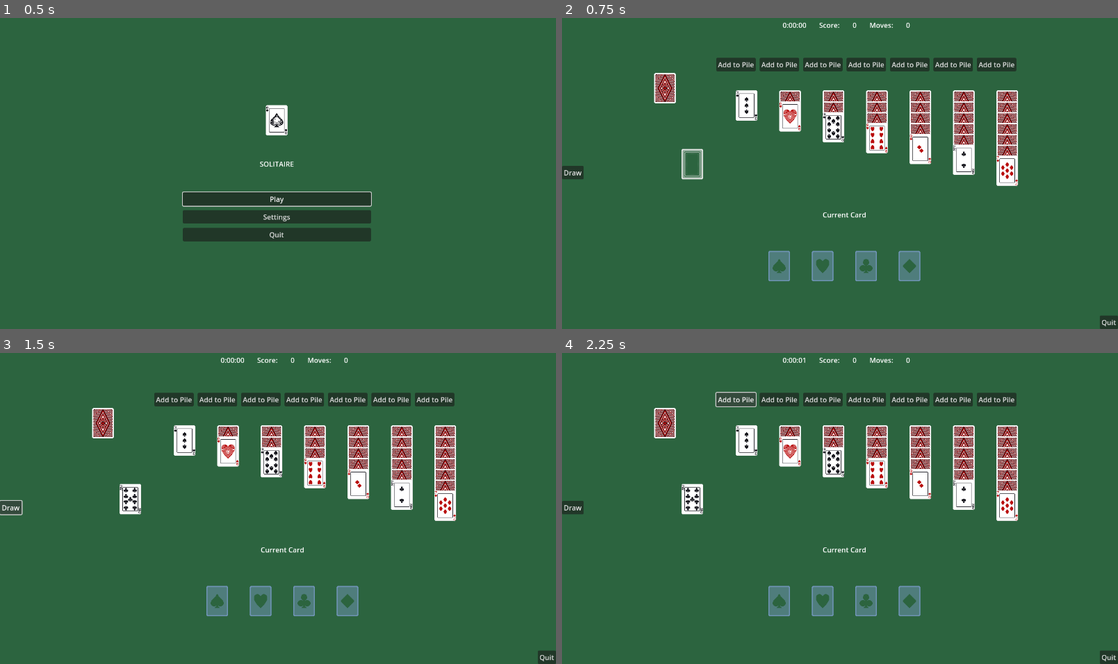
Above: before the commit, frames 1-4 (two rows, left to right).
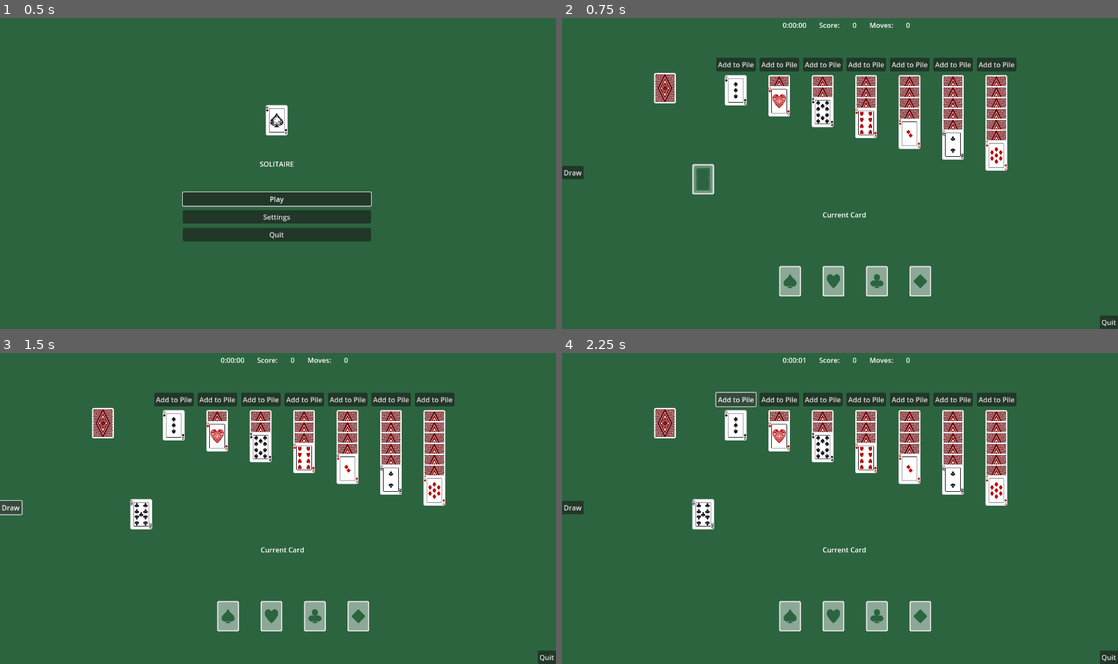
Above: after the commit, the same moments.

Repository: GabeContra/GodotSolitaire
Game: Godot game, scene res://Scenes/MainMenu.tscn
Same seed, same stepped clock (60 frames per second), same inputs: the game is played once before the commit and once after it.
Inputs:
- Up to frame 1 (0.5 s): no input
- Up to frame 2 (0.75 s): click "Play" at 0.5 s
- Up to frame 3 (1.5 s): click "Draw" at 1.25 s
- Up to frame 4 (2.25 s): click "Add to Pile" at 2 s

Frame 1 is identical in both runs. In frame 2, 11% of the frame differs, in the area x 21-82%, y 18-90%; in frame 3, 11%; in frame 4, 11%.

Commit message:
closer on drag

Diff:
--- a/Scenes/Card.tscn
+++ b/Scenes/Card.tscn
@@ -9,10 +9,11 @@
 anchors_preset = 0
 offset_right = 50.0
 offset_bottom = 70.0
+mouse_filter = 1
 script = ExtResource("1")
 
 [node name="CardSprite" parent="." instance=ExtResource("2_3p273")]
+layout_mode = 0
 texture = ExtResource("3_h8wm0")
-centered = false
 
 [connection signal="gui_input" from="." to="." method="_on_gui_input"]
--- a/Scenes/CardSprite.tscn
+++ b/Scenes/CardSprite.tscn
@@ -3,6 +3,8 @@
 [ext_resource type="Script" uid="uid://cl6jiad8jxxwn" path="res://Scripts/card_sprite.gd" id="1_a0bpp"]
 [ext_resource type="Texture2D" uid="uid://4jyutmmyc7s3" path="res://Art/cardAtlas.tres" id="2_3xkbf"]
 
-[node name="CardSprite" type="Sprite2D"]
+[node name="CardSprite" type="TextureRect"]
+offset_right = 50.0
+offset_bottom = 70.0
 script = ExtResource("1_a0bpp")
 base_atlas = ExtResource("2_3xkbf")
--- a/Scenes/Foundation.tscn
+++ b/Scenes/Foundation.tscn
@@ -1,18 +1,14 @@
-[gd_scene load_steps=4 format=3 uid="uid://dyr8mo4fy35nc"]
+[gd_scene load_steps=3 format=3 uid="uid://dyr8mo4fy35nc"]
 
 [ext_resource type="Script" uid="uid://bxl4adqy8rhe6" path="res://Scripts/Foundation.gd" id="2"]
 [ext_resource type="PackedScene" uid="uid://ceghbh6ksbev4" path="res://Scenes/CardSprite.tscn" id="2_kyefa"]
 
-[sub_resource type="RectangleShape2D" id="1"]
-size = Vector2(27.369, 36.8826)
-
-[node name="Foundation" type="Area2D"]
-modulate = Color(0.478431, 0.631373, 0.780392, 1)
+[node name="Foundation" type="Control"]
+layout_mode = 3
+anchors_preset = 0
+offset_right = 50.0
+offset_bottom = 70.0
 script = ExtResource("2")
 
 [node name="CardSprite" parent="." instance=ExtResource("2_kyefa")]
-
-[node name="Space" type="CollisionShape2D" parent="."]
-shape = SubResource("1")
-
-[connection signal="input_event" from="." to="." method="_on_Foundation_input_event"]
+layout_mode = 0
--- a/Scenes/Game.tscn
+++ b/Scenes/Game.tscn
@@ -92,19 +92,31 @@
 "
 
 [node name="SpadeFoundation" parent="." instance=ExtResource("4")]
-position = Vector2(500, 575)
+offset_left = 500.0
+offset_top = 575.0
+offset_right = 500.0
+offset_bottom = 575.0
 suit = 0
 
 [node name="DiamondFoundation" parent="." instance=ExtResource("4")]
-position = Vector2(800, 575)
+offset_left = 800.0
+offset_top = 575.0
+offset_right = 800.0
+offset_bottom = 575.0
 suit = 1
 
 [node name="ClubFoundation" parent="." instance=ExtResource("4")]
-position = Vector2(700, 575)
+offset_left = 700.0
+offset_top = 575.0
+offset_right = 700.0
+offset_bottom = 575.0
 suit = 2
 
 [node name="HeartFoundation" parent="." instance=ExtResource("4")]
-position = Vector2(600, 575)
+offset_left = 600.0
+offset_top = 575.0
+offset_right = 600.0
+offset_bottom = 575.0
 suit = 3
 
 [node name="Stock" parent="." instance=ExtResource("3")]
@@ -114,36 +126,60 @@
 offset_bottom = 200.0
 
 [node name="Waste" parent="." instance=ExtResource("6")]
-position = Vector2(300, 340.106)
+offset_left = 300.0
+offset_top = 340.106
+offset_right = 300.0
+offset_bottom = 340.106
 
 [node name="Piles" type="Node" parent="."]
 
 [node name="Pile" parent="Piles" instance=ExtResource("5")]
-position = Vector2(400, 170)
+offset_left = 400.0
+offset_top = 170.0
+offset_right = 400.0
+offset_bottom = 170.0
 id = 0
 
 [node name="Pile2" parent="Piles" instance=ExtResource("5")]
-position = Vector2(500, 170)
+offset_left = 500.0
+offset_top = 170.0
+offset_right = 500.0
+offset_bottom = 170.0
 id = 1
 
 [node name="Pile3" parent="Piles" instance=ExtResource("5")]
-position = Vector2(600, 170)
+offset_left = 600.0
+offset_top = 170.0
+offset_right = 600.0
+offset_bottom = 170.0
 id = 2
 
 [node name="Pile4" parent="Piles" instance=ExtResource("5")]
-position = Vector2(700, 170)
+offset_left = 700.0
+offset_top = 170.0
+offset_right = 700.0
+offset_bottom = 170.0
 id = 3
 
 [node name="Pile5" parent="Piles" instance=ExtResource("5")]
-position = Vector2(800, 170)
+offset_left = 800.0
+offset_top = 170.0
+offset_right = 800.0
+offset_bottom = 170.0
 id = 4
 
 [node name="Pile6" parent="Piles" instance=ExtResource("5")]
-position = Vector2(900, 170)
+offset_left = 900.0
+offset_top = 170.0
+offset_right = 900.0
+offset_bottom = 170.0
 id = 5
 
 [node name="Pile7" parent="Piles" instance=ExtResource("5")]
-position = Vector2(1000, 170)
+offset_left = 1000.0
+offset_top = 170.0
+offset_right = 1000.0
+offset_bottom = 170.0
 id = 6
 
 [connection signal="pressed" from="UI/Quit" to="." method="_on_Quit_pressed"]
--- a/Scenes/Pile.tscn
+++ b/Scenes/Pile.tscn
@@ -1,20 +1,28 @@
 [gd_scene load_steps=3 format=3 uid="uid://cxmvd1bx3wc17"]
 
 [ext_resource type="Script" uid="uid://cltlbljvghs8i" path="res://Scripts/Pile.gd" id="1"]
+[ext_resource type="Script" uid="uid://0bf7eewfq5gy" path="res://Scenes/drop_area.gd" id="2_0tu1q"]
 
-[sub_resource type="CapsuleShape2D" id="1"]
-radius = 29.439
-height = 58.878
-
-[node name="Pile" type="Area2D"]
+[node name="Pile" type="Control"]
+layout_mode = 3
+anchors_preset = 0
 script = ExtResource("1")
 
-[node name="SetArea" type="CollisionShape2D" parent="."]
-shape = SubResource("1")
+[node name="DropArea" type="Control" parent="."]
+layout_mode = 3
+anchors_preset = 0
+offset_left = -42.0
+offset_top = -51.0
+offset_right = 41.0
+offset_bottom = 49.0
+mouse_filter = 1
+script = ExtResource("2_0tu1q")
 
 [node name="Cards" type="Marker2D" parent="."]
+position = Vector2(-25, -35)
 
 [node name="Add" type="Button" parent="."]
+layout_mode = 1
 anchors_preset = 7
 anchor_left = 0.5
 anchor_top = 1.0
--- a/Scenes/Stock.tscn
+++ b/Scenes/Stock.tscn
@@ -1,8 +1,7 @@
-[gd_scene load_steps=4 format=3 uid="uid://dpurp42lukq8c"]
+[gd_scene load_steps=3 format=3 uid="uid://dpurp42lukq8c"]
 
 [ext_resource type="Script" uid="uid://cla5ynj57w1ya" path="res://Scripts/Stock.gd" id="1"]
 [ext_resource type="PackedScene" uid="uid://ceghbh6ksbev4" path="res://Scenes/CardSprite.tscn" id="2_xwovt"]
-[ext_resource type="Texture2D" uid="uid://4jyutmmyc7s3" path="res://Art/cardAtlas.tres" id="3_yaj15"]
 
 [node name="Stock" type="Control"]
 layout_mode = 3
@@ -12,5 +11,4 @@
 script = ExtResource("1")
 
 [node name="CardSprite" parent="." instance=ExtResource("2_xwovt")]
-texture = ExtResource("3_yaj15")
-centered = false
+layout_mode = 0
--- a/Scenes/Waste.tscn
+++ b/Scenes/Waste.tscn
@@ -1,15 +1,12 @@
-[gd_scene load_steps=4 format=3 uid="uid://jjv1ijfg1qoh"]
+[gd_scene load_steps=3 format=3 uid="uid://jjv1ijfg1qoh"]
 
 [ext_resource type="Script" uid="uid://boapl8rim0jji" path="res://Scripts/Waste.gd" id="2"]
 [ext_resource type="PackedScene" uid="uid://ceghbh6ksbev4" path="res://Scenes/CardSprite.tscn" id="2_rt84p"]
 
-[sub_resource type="RectangleShape2D" id="1"]
-size = Vector2(25.1775, 34.8732)
-
-[node name="Waste" type="Area2D"]
+[node name="Waste" type="Control"]
+layout_mode = 3
+anchors_preset = 0
 script = ExtResource("2")
 
-[node name="CollisionShape2D" type="CollisionShape2D" parent="."]
-shape = SubResource("1")
-
 [node name="CardSprite" parent="." instance=ExtResource("2_rt84p")]
+layout_mode = 0
--- /dev/null
+++ b/Scenes/drop_area.gd
@@ -0,0 +1,14 @@
+extends Control
+
+func _can_drop_data(at_position: Vector2, data: Variant) -> bool:
+	if !data is Card:
+		return false
+	var cardData := data as Card
+	return get_parent().check_legality(cardData)
+
+func _drop_data(at_position: Vector2, data: Variant) -> void:
+	if !data is Card:
+		return
+	var cardData := data as Card
+	get_parent().add_enforced_card(cardData)
+	get_parent().update_pile_sprites()
--- a/Scripts/Card.gd
+++ b/Scripts/Card.gd
@@ -4,7 +4,7 @@
 
 #value affects the look of the card if face up and used for other conditions
 var value = 0: get = get_value, set = set_value
-var is_face_down : bool = true: get = get_face, set = set_face
+var is_face_down : bool = false: get = get_face, set = set_face
 
 
 # Called when the node enters the scene tree for the first time.
--- a/Scripts/Foundation.gd
+++ b/Scripts/Foundation.gd
@@ -1,7 +1,4 @@
-extends Area2D
-
-
-signal remove_card(card_value)
+extends Control
 
 
 @export var suit = Enums.Suits.NONE # (Global.Suits)
@@ -12,13 +9,30 @@
 	update_sprite()
 
 func add_to_foundation(card : Card) -> bool:
+	if check_legality(card.value):
+		cards.push_back(card)
+		current_value += 1
+		self.update_sprite()
+		return true
+	return false
+
+func check_legality(cardValue : int) -> bool:
 	if suit != Enums.Suits.NONE:
-		if card.value == current_value%13 + suit*13:
-			cards.push_back(card)
-			current_value += 1
-			self.update_sprite()
+		if cardValue == current_value%13 + suit*13:
 			return true
 	return false
+
+func _can_drop_data(at_position: Vector2, data: Variant) -> bool:
+	if !data is Card:
+		return false
+	var cardData := data as Card
+	return check_legality(cardData.value)
+
+func _drop_data(at_position: Vector2, data: Variant) -> void:
+	if !data is Card:
+		return
+	var cardData := data as Card
+	add_to_foundation(cardData)
 
 # Called every frame. 'delta' is the elapsed time since the previous frame.
 #func _process(delta):
@@ -28,11 +42,4 @@
 	if cards.is_empty():
 		$CardSprite.set_card(Enums.Cards.FOUND_SPADE + suit)
 	else:
-		$CardSprite.set_card(cards[0])
-
-
-func _on_Foundation_input_event(_viewport, event, _shape_idx):
-	if event is InputEventMouseButton:
-		if event.button_index == MOUSE_BUTTON_LEFT and event.pressed:
-			print("Foundation clicked")
-			self.update_sprite()
+		$CardSprite.set_card(cards[-1].value)
--- a/Scripts/Game.gd
+++ b/Scripts/Game.gd
@@ -7,7 +7,8 @@
 var CardScene = preload("res://Scenes/Card.tscn")
 var time = 0
 var moving_card = null
-var currentSelection = null
+var movement_target = null
+var drag_data = null
 
 
 # Called when the node enters the scene tree for the first time.
@@ -31,8 +32,34 @@
 		pileCount += 1
 	$Stock.stock_cards = deck
 
+func _notification(what: int) -> void:
+	if what == Node.NOTIFICATION_DRAG_BEGIN:
+		drag_data = get_viewport().gui_get_drag_data().value
+		$Stock.can_drag = false
+# Called every frame. 'delta' is the elapsed time since the previous frame.
+	if what == Node.NOTIFICATION_DRAG_END:
+		if get_viewport().gui_is_drag_successful():
+			$Stock.can_drag = true
+		else:
+			moving_card = CardScene.instantiate()
+			add_child(moving_card)
+			moving_card.value = drag_data
+			moving_card.is_face_down = false
+			moving_card.position = get_viewport().get_mouse_position() - Vector2(25,35)
+			animate_card_movement(moving_card, $Waste.position)
+			#$Waste.add_to_waste(drag_data)
 
-# Called every frame. 'delta' is the elapsed time since the previous frame.
+func animate_card_movement(card : Card, targetPosition : Vector2):
+	var tween = get_tree().create_tween()
+	tween.tween_property(card, "position", targetPosition, 1.0).set_trans(Tween.TRANS_SINE).set_ease(Tween.EASE_IN_OUT)
+	tween.tween_callback(_on_card_movement_finished)
+
+func _on_card_movement_finished():
+	add_to_waste(moving_card.value)
+	moving_card.queue_free()
+	moving_card = null
+	$Stock.can_drag = true
+
 func _process(delta):
 	time += delta
 	var seconds = int(time)
@@ -42,18 +69,6 @@
 	$UI/TopContainer/time.text = "%s:%s:%s" % [str(hours),str(minutes).pad_zeros(2), str(sec).pad_zeros(2)]
 	if Input.is_action_pressed("ui_cancel"):
 		get_tree().change_scene_to_file("res://Scenes/MainMenu.tscn")
-
-func allow_to_move(card):
-	if moving_card == null:
-		moving_card = card
-		moving_card.dragging = true
-		moving_card.connect("dropped", Callable(self, "stop_moving"))
-
-func stop_moving():
-	if moving_card != null:
-		moving_card.dragging = false
-		moving_card.disconnect("dropped", Callable(self, "stop_moving"))
-		moving_card = null
 
 func attempt_to_draw_card() -> void:
 	var card = $Stock.draw_card()
@@ -72,8 +87,8 @@
 		if attemptedCard:
 			attemptedCard.queue_free()
 
-func add_to_waste():
-	pass
+func add_to_waste(cardIndex : int):
+	$Waste.add_to_waste(cardIndex)
 
 func add_to_foundation():
 	pass
--- a/Scripts/Pile.gd
+++ b/Scripts/Pile.gd
@@ -1,4 +1,4 @@
-extends Area2D
+extends Control
 class_name Pile
 
 signal attempt_to_add(id: int)
@@ -22,6 +22,7 @@
 	$Cards.add_child(card)
 	card.position.y = ($Cards.get_child_count() - 1) * 25
 	card.z_index = $Cards.get_child_count()
+	$DropArea.position.y += 25
 
 func add_enforced_card(card: Card) -> bool:
 	if check_legality(card):
@@ -70,6 +71,7 @@
 func remove_top_card() -> Card:
 	var topCard = $Cards.get_child(-1)
 	$Cards.remove_child(topCard)
+	$DropArea.position.y -= 25
 	return topCard
 
 
--- a/Scripts/Stock.gd
+++ b/Scripts/Stock.gd
@@ -2,7 +2,9 @@
 
 
 var stock_cards : Array[int]
+var CardSpriteScene = preload("res://Scenes/CardSprite.tscn")
 var CardScene = preload("res://Scenes/Card.tscn")
+var can_drag = true
 
 # Called when the node enters the scene tree for the first time.
 func _ready():
@@ -15,11 +17,20 @@
 #func _process(delta):
 #	pass
 var cardDragged = null
-func _get_drag_data(at_position: Vector2) -> Variant:
-	var card = CardScene.instantiate()
-	card.value = stock_cards[-1]
-	set_drag_preview(card)
-	return card
+func _get_drag_data(_at_position: Vector2) -> Variant:
+	if can_drag:
+		var dragPreview := Control.new()
+		var cardSprite = CardSpriteScene.instantiate()
+		cardSprite.set_card(stock_cards[-1])
+		cardSprite.position = Vector2(-25, -35)
+		cardSprite.z_index = 99
+		dragPreview.add_child(cardSprite)
+		set_drag_preview(dragPreview)
+		var card = CardScene.instantiate()
+		card.value = stock_cards[-1]
+		draw_card()
+		return card
+	return null
 
 
 func draw_card():
--- a/Scripts/Waste.gd
+++ b/Scripts/Waste.gd
@@ -1,4 +1,4 @@
-extends Area2D
+extends Control
 class_name Waste
 signal take_card(value)
 
--- a/Scripts/card_sprite.gd
+++ b/Scripts/card_sprite.gd
@@ -1,4 +1,4 @@
-extends Sprite2D
+extends TextureRect
 class_name CardSprite
 # Size of each card in pixels (adjust for your PNG)
 @export var card_width: int = 50
Not shown, added: Scenes/drop_area.gd.uid
